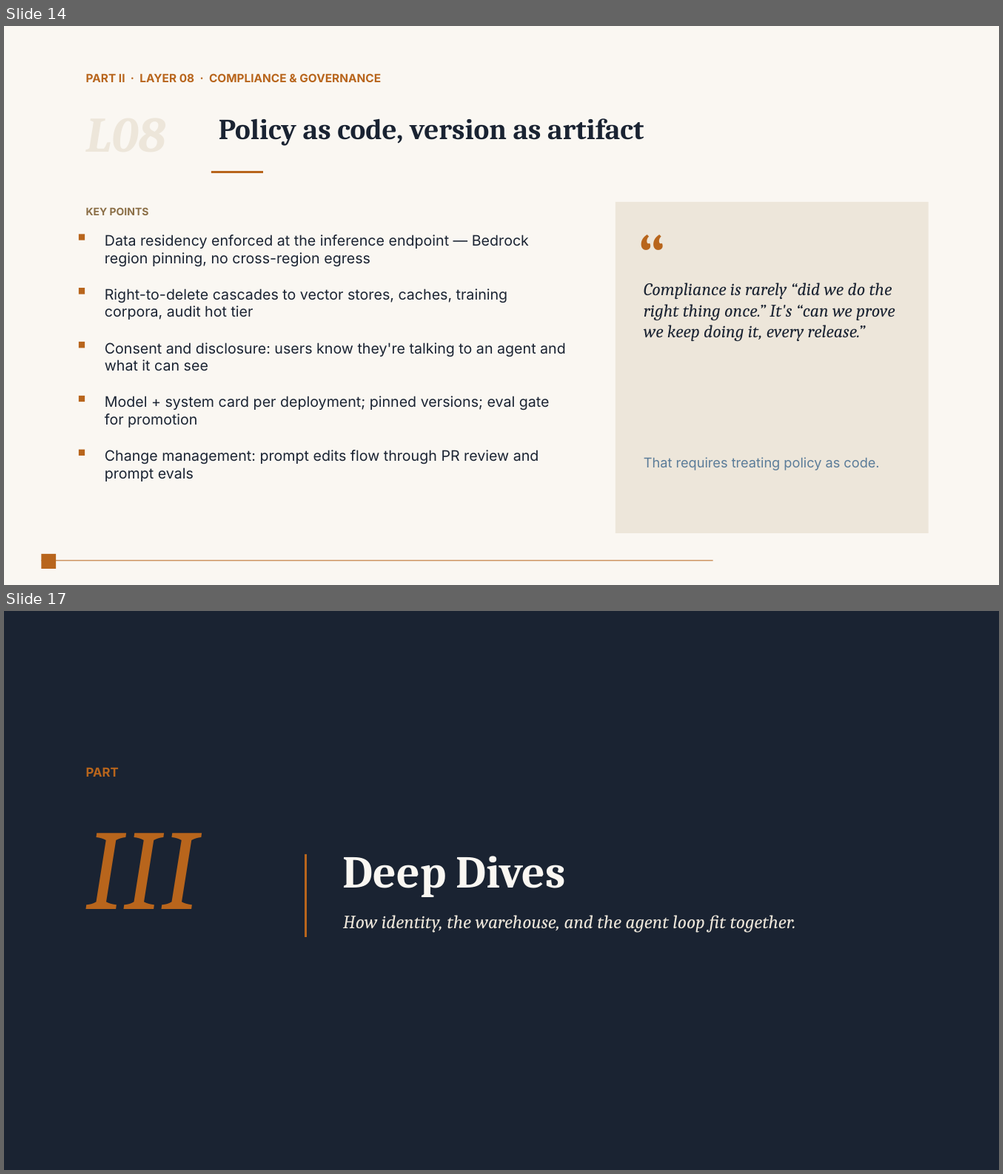
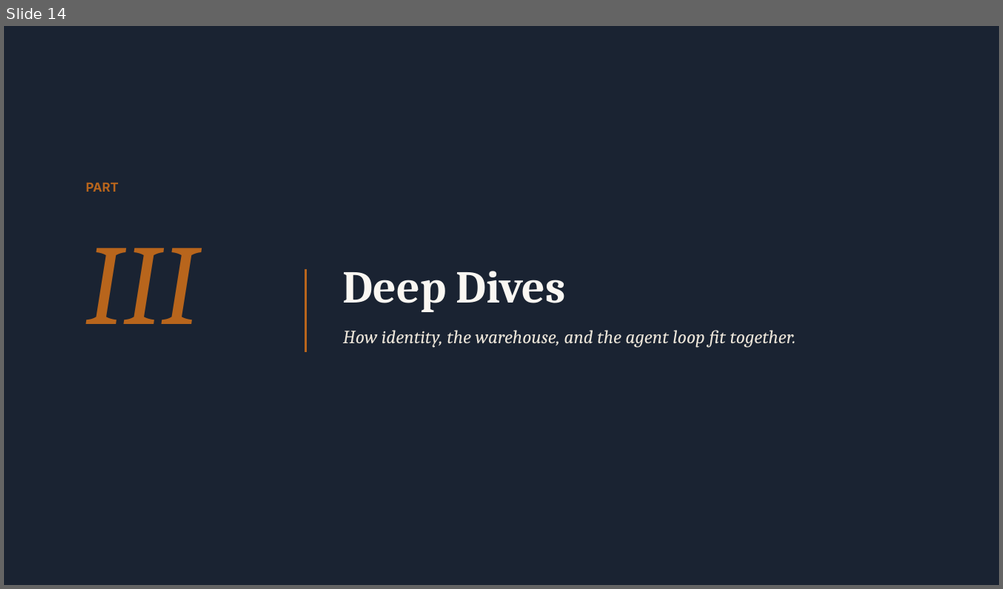
Before and after one commit to srsubramanian/AgentHub-Starter, a slide deck: Claude-by-Anthropic-for-PowerPoint.pptx. Shown one above the other, each under a label of ours: slides 14 and 17 before the commit, slide 14 after it; the slides between them are not shown. The pictures are 1003x1174 and 1003x589 pixels, drawn with LibreOffice and Linux fonts; fonts in the diff are those of the drawing. Boxes give left, top, right and bottom in pixels: in the first picture for what was removed or moved away, otherwise in the second. Text is boxed around its words. In the diff, an @@ line names an element or a change of style, - is before the commit and + after.

```diff
--- a/Claude-by-Anthropic-for-PowerPoint.pptx
+++ b/Claude-by-Anthropic-for-PowerPoint.pptx
@@ slide 14 removed at (4, 26, 999, 585), background #FAF7F2 @@
@@ text removed at (86, 73, 381, 82) @@
-PART II · LAYER 08 · COMPLIANCE & GOVERNANCE
@@ text removed at (219, 118, 643, 146) @@
-Policy as code, version as artifact
@@ rectangle removed at (211, 171, 263, 173) @@
@@ rectangle removed at (615, 202, 928, 534) @@
@@ text removed at (86, 207, 149, 215) @@
-KEY POINTS
@@ text removed at (631, 207, 693, 269) @@
-“
@@ rectangle removed at (79, 234, 85, 240) @@
@@ text removed at (105, 235, 529, 267) @@
-Data residency enforced at the inference endpoint — Bedrock region pinning, no cross-region egress
@@ rectangle removed at (79, 288, 85, 294) @@
@@ text removed at (105, 289, 508, 320) @@
-Right-to-delete cascades to vector stores, caches, training corpora, audit hot tier
@@ text removed at (643, 283, 895, 341) @@
-Compliance is rarely “did we do the right thing once.” It's “can we prove we keep doing it, every release.”
@@ rectangle removed at (79, 342, 85, 349) @@
@@ text removed at (105, 343, 566, 372) @@
-Consent and disclosure: users know they're talking to an agent and what it can see
@@ rectangle removed at (79, 396, 85, 402) @@
@@ text removed at (105, 396, 549, 428) @@
-Model + system card per deployment; pinned versions; eval gate for promotion
@@ rectangle removed at (79, 450, 85, 456) @@
@@ text removed at (105, 450, 539, 480) @@
-Change management: prompt edits flow through PR review and prompt evals
@@ text removed at (643, 457, 879, 471) @@
-That requires treating policy as code.
@@ rectangle removed at (41, 554, 57, 569) @@
@@ rectangle removed at (41, 561, 713, 562) @@
@@ what was slide 17 is now slide 14 @@
```
Also in this commit, not shown: 10 slides changed, 9 other slides removed, 2 other files.
